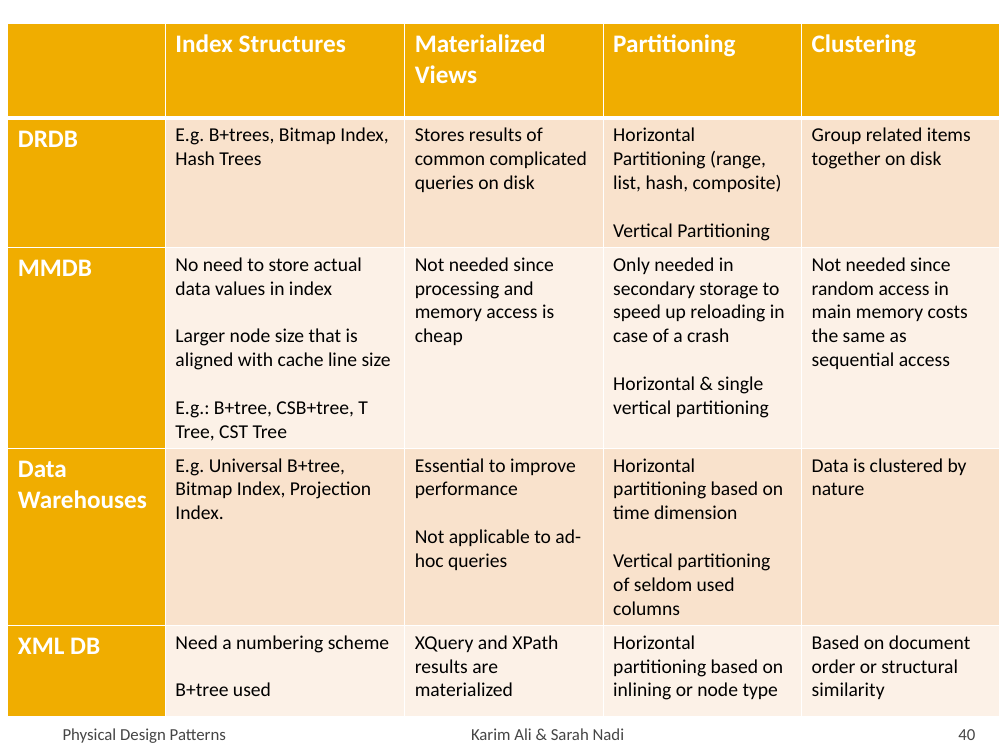
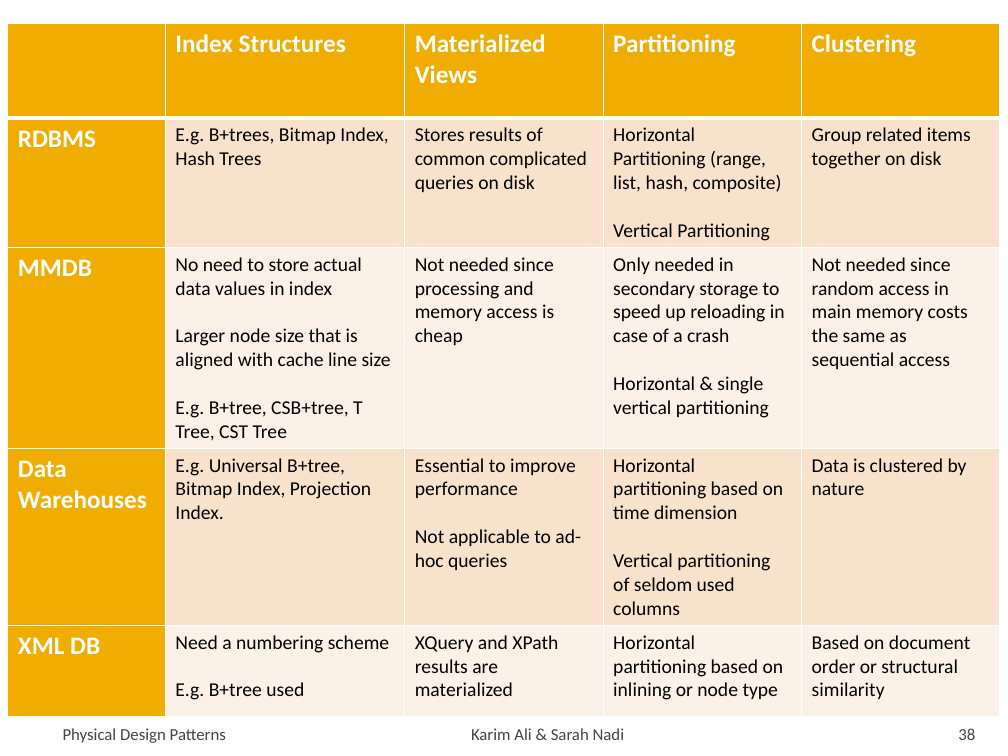
Before and after one commit to snadi/cs848-db, a slide deck: slide 38 of cs848-db/PhysDesignPres.pptx (slide 40 before the commit). Drawn at 1008x756 pixels with LibreOffice and Linux fonts; fonts in the diff are those of the drawing. Boxes give left, top, right and bottom in pixels: in the first picture for what was removed or moved away, otherwise in the second. Text is boxed around its words. In the diff, an @@ line names an element or a change of style, - is before the commit and + after.

```diff
--- a/cs848-db/PhysDesignPres.pptx
+++ b/cs848-db/PhysDesignPres.pptx
@@ table at (x1=8, y1=23, x2=1001, y2=710) @@
-row 2, column 1: DRDB
+row 2, column 1: RDBMS
-row 3, column 2: No need to store actual data values in index / Larger node size that is aligned with cache line size / E.g.: B+tree, CSB+tree, T Tree, CST Tree
+row 3, column 2: No need to store actual data values in index / Larger node size that is aligned with cache line size / E.g. B+tree, CSB+tree, T Tree, CST Tree
-row 5, column 2: Need a numbering scheme / B+tree used
+row 5, column 2: Need a numbering scheme / E.g. B+tree used
@@ page number at (x1=958, y1=728, x2=975, y2=740): text changed @@
-40
+38
```
Also in this commit, not shown: 11 other slides changed, 4 slides removed.
